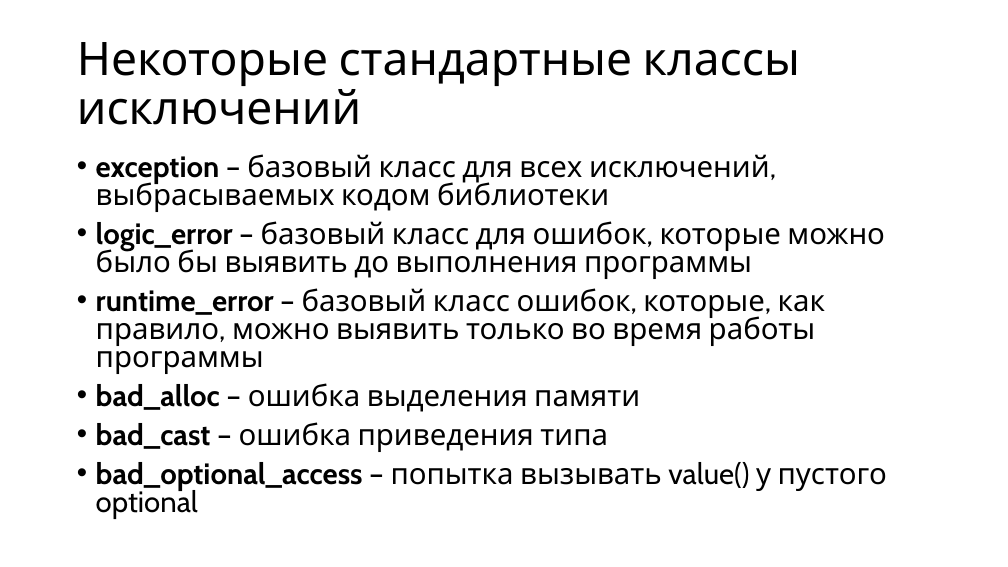
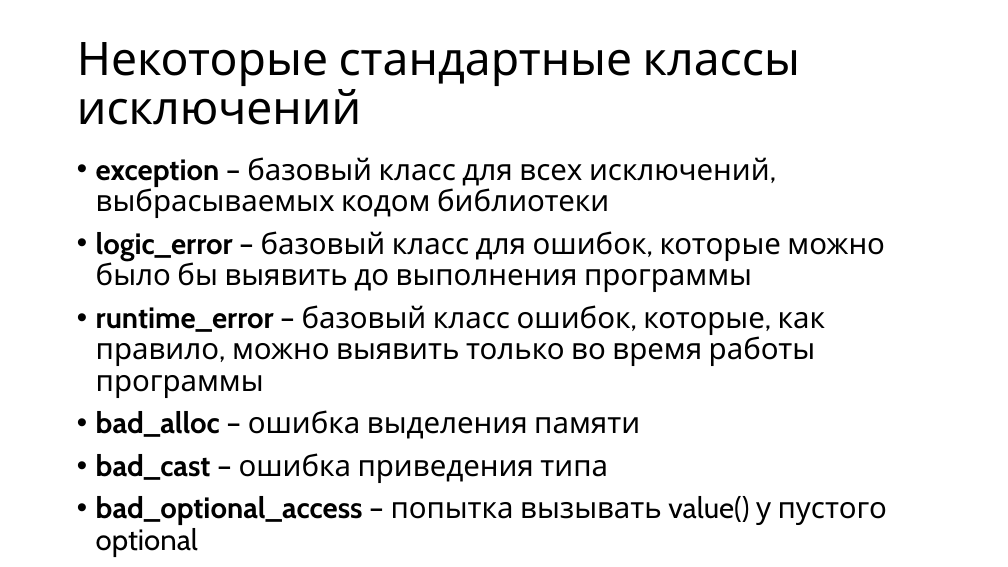
Before and after one commit to alexey-malov/oop, a slide deck: slide 28 of lectures/05/Обработка ошибок и исключительных ситуаций.pptx. Drawn at 1008x567 pixels with LibreOffice and Linux fonts; fonts in the diff are those of the drawing. Boxes give left, top, right and bottom in pixels: in the first picture for what was removed or moved away, otherwise in the second. Text is boxed around its words. In the diff, an @@ line names an element or a change of style, - is before the commit and + after.

```diff
--- a/lectures/05/Обработка ошибок и исключительных ситуаций.pptx
+++ b/lectures/05/Обработка ошибок и исключительных ситуаций.pptx
@@ text "exception – базовый класс для ..." at (96, 157, 887, 525): line spacing 0.8 to 0.9 @@
```
Also in this commit, not shown: 4 other slides changed, 4 slides added, 4 other files.
